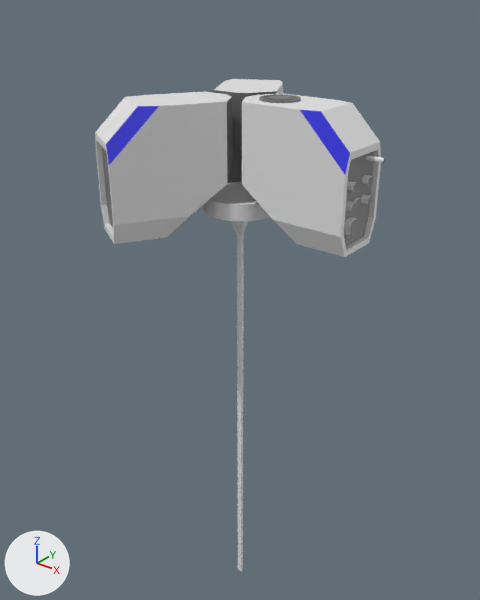
Before and after pictures for a commit that changed the glTF model flask_app/static/js/units/meshes/station_Minning_1.glb.
Rendered twice from a 50 mm lens placed at (226.0, -283.0, 90.0), pointed at (-4.0, 5.0, -89.0). The axes (+X, +Y, +Z) are drawn at lower left. The lights are the same throughout. Where no turn or scale is listed for an object, it has been applied to the vertices. Vertices at the same position are counted once.
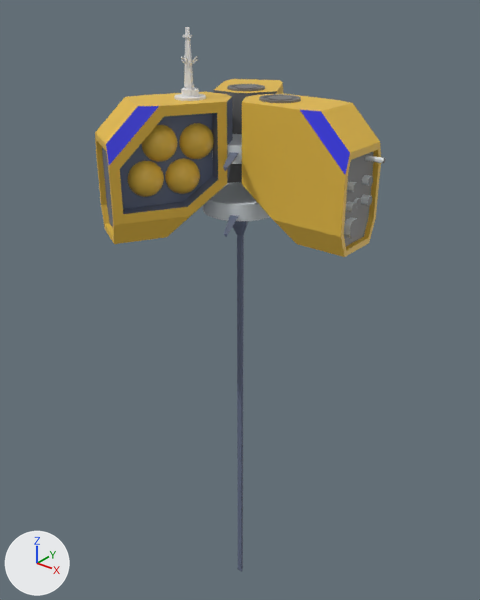
Edits to the bpy script that builds the scene:
```text
Change mat_material:
    mat_material.base_color: (0.8, 0.8, 0.8) -> (0.8, 0.505, 0.0573)  # white #e7e7e7 -> yellow #e7bc44
Change me_cylinder_016:
    where me_cylinder_016.from_pydata(...)  # 24 vertices, 44 faces; spans x -5.0..5.0, y -4.0..6.0, z -276.0..2.0
    add me_cylinder_016.materials.append(mat_gray)  # blue #646e87
Change me_cube_016:
    remove me_cube_016.from_pydata(...)  # 40 vertices, 76 faces; spans x -52.8..7.9, y -74.0..-3.4, z -34.4..34.4
    add me_cube_016.from_pydata(...)  # 64 vertices, 124 faces; spans x -52.8..7.9, y -74.0..-3.4, z -34.4..34.4
    me_cube_016 part 1
    8 faces are deleted
    15 vertices are added at x -50.2..-1.8, y -56.3..-8.2, z -17.3..29.3
    9 new vertices lie (23.0, -13.3, 0.0) away from vertices in x -50.2..-17.7, y -56.3..-12.3, z -17.3..29.3
    24 new faces join them, mat_material (yellow #e7bc44)
    32 new faces join them, mat_gray (blue #646e88)
    me_cube_016 part 2: 18 faces spanning x -49.2..7.9, y -70.3..-3.4, z -34.4..34.4 switch from mat_material_002 (grey #747474) to mat_gray (blue #646e88)
Add me_cylinder_010:
    me_cylinder_010.from_pydata([(0.0, 2.9, -5.8), (0.0, 1.3, 23.3), (2.5, -1.4, -5.8), (1.1, -0.6, 23.3), (-2.5, -1.4, -5.8), (-1.1, -0.6, 23.3)], [], [(0, 1, 3), (0, 3, 2), (2, 3, 5), (2, 5, 4), (3, 1, 5), (4, 5, 1), (4, 1, 0), (0, 2, 4)])
Add ob_sphere_008:
    ob_sphere_008 = bpy.data.objects.new('Sphere.008', me_sphere_008)  # 257 vertices, 480 faces; spans x -4.7..9.4, y -9.4..8.2, z -9.4..9.4; in mat_material (yellow #e7bc44)
    ob_sphere_008.location = (-20.9, -52.3, -2.6)
Add ob_sphere_007:
    ob_sphere_007 = bpy.data.objects.new('Sphere.007', me_sphere_008.copy())
    ob_sphere_007.location = (-11.3, -35.3, -3.2)
Add ob_sphere_006:
    ob_sphere_006 = bpy.data.objects.new('Sphere.006', me_sphere_008.copy())
    ob_sphere_006.location = (-17.3, -45.0, 14.8)
Add ob_sphere_005:
    ob_sphere_005 = bpy.data.objects.new('Sphere.005', me_sphere_008.copy())
    ob_sphere_005.location = (-7.7, -27.9, 14.2)
Add ob_cylinder_011:
    ob_cylinder_011 = bpy.data.objects.new('Cylinder.011', me_cylinder_019)  # 12 vertices, 16 faces; spans x -5.1..12.6, y -20.7..6.3, z -2.9..35.2; in mat_gray (blue #646e87)
    ob_cylinder_011.location = (12.4, -22.0, -26.2)
Add ob_cylinder_012:
    ob_cylinder_012 = bpy.data.objects.new('Cylinder.012', me_cylinder_010)
    ob_cylinder_012.location = (-12.7, -25.6, 44.8)
Add ob_cylinder_007:
    ob_cylinder_007 = bpy.data.objects.new('Cylinder.007', me_cylinder_004)  # 360 vertices, 716 faces; spans x -8.0..8.0, y -8.0..8.0, z -1.0..6.4
    ob_cylinder_007.location = (-12.8, -25.4, 34.7)
Add ob_cylinder_006:
    ob_cylinder_006 = bpy.data.objects.new('Cylinder.006', me_cylinder_002)  # a 60-sided cylinder along z spanning x -21.6..21.6, y -21.6..21.6, z -4.6..4.6; in mat_inteakes (white #dee4e7)
    ob_cylinder_006.location = (0.0, 0.0, 7.8)
Add ob_cylinder_005:
    ob_cylinder_005 = bpy.data.objects.new('Cylinder.005', me_cylinder_017.copy())  # the mesh of ob_cylinder_004
    ob_cylinder_005.location = (-11.1, 18.7, 33.3)
```

Changed parts and their boxes [x1, y1, x2, y2] in the pictures (480 x 600 px):
'Cube', recoloured (grey to yellow)
    both: [242, 93, 381, 257]
'Cube.009', recoloured, reshaped (grey to yellow)
    both: [95, 91, 233, 244]
'Cylinder.002', recoloured (grey to blue)
    both: [231, 221, 248, 572]
'Cube.008', recoloured (white to yellow)
    both: [213, 79, 283, 183]
'Sphere.008', added (yellow)
    after: [128, 161, 164, 197]
'Sphere.005', added (yellow)
    after: [179, 123, 214, 159]
'Sphere.006', added (yellow)
    after: [141, 125, 177, 162]
'Sphere.007', added (yellow)
    after: [165, 158, 200, 194]
'Cylinder.012', added
    after: [184, 27, 193, 90]
'Cylinder.007', added
    after: [174, 84, 206, 101]
'Cylinder.006', added
    after: [212, 134, 242, 164]
'Cylinder.011', added
    after: [223, 152, 238, 237]
'Cylinder.005', added
    after: [227, 84, 265, 91]
'Cube.001', no longer drawn
    before: [347, 181, 358, 192]
'Cube.004', no longer drawn
    before: [361, 194, 372, 205]
'Cube.002', no longer drawn
    before: [362, 175, 373, 186]
'Cube.005', no longer drawn
    before: [354, 198, 361, 208]
part 1 of me_cube_016, built on
    both: [109, 102, 227, 225]
part 2 of me_cube_016, recoloured
    both: [102, 97, 233, 231]
